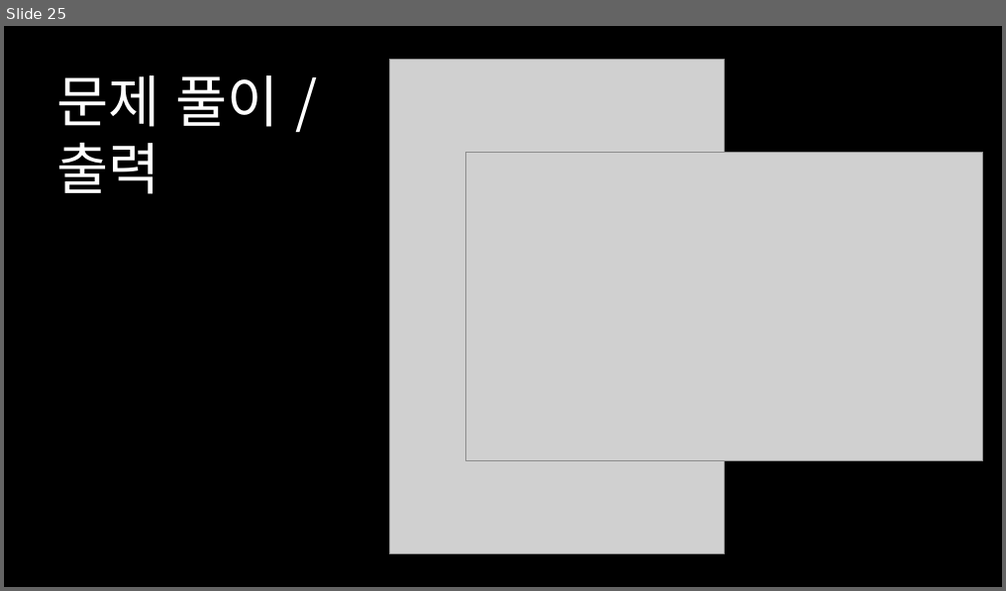
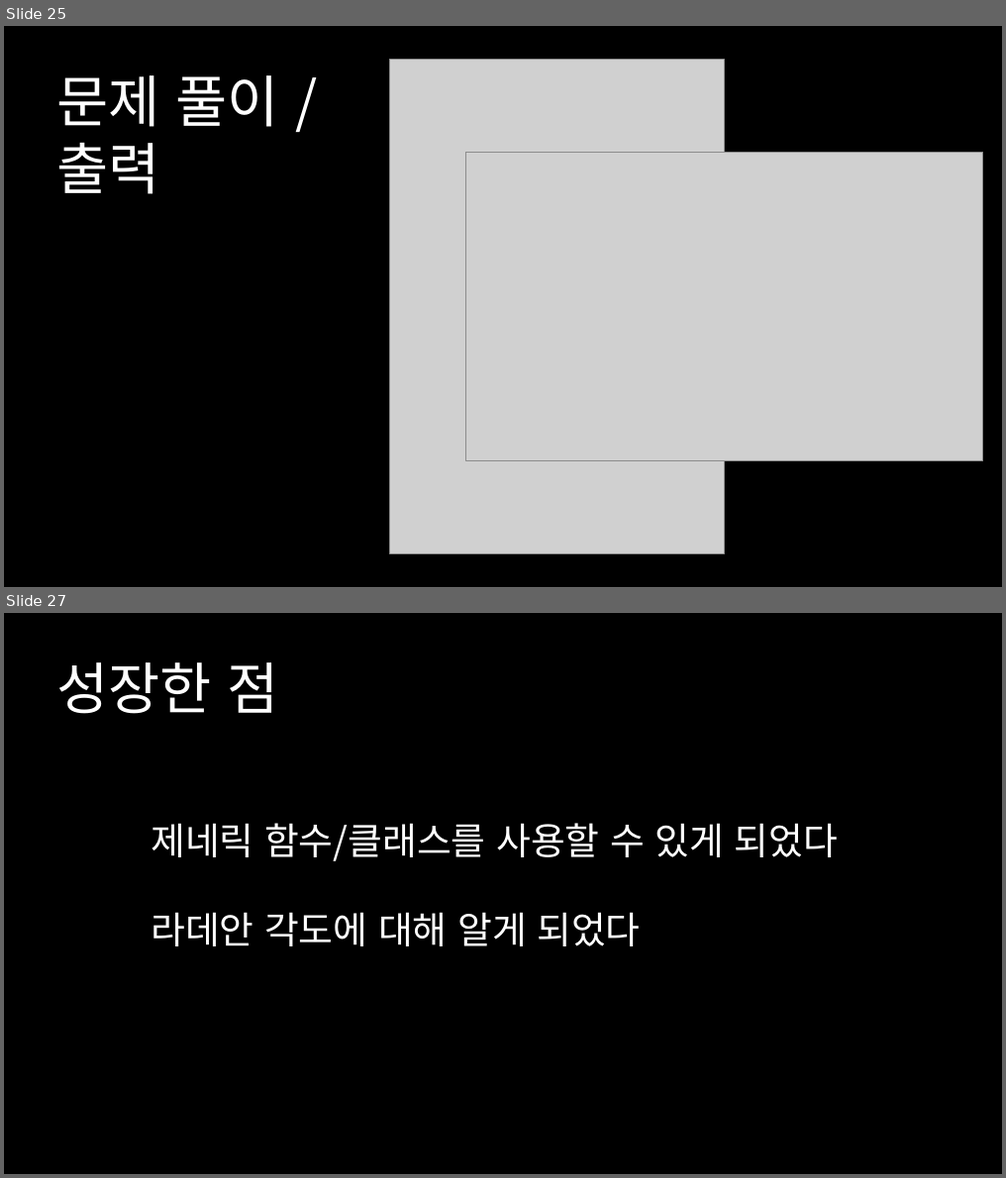
Before and after one commit to seoil0404/Dijkstra, a slide deck: 데이크스트라.pptx. Shown one above the other, each under a label of ours: slide 25 before the commit, slides 25 and 27 after it; the slides between them are not shown. The pictures are 1006x591 and 1006x1178 pixels, drawn with LibreOffice and Linux fonts; fonts in the diff are those of the drawing; grey boxes stand for pictures. Boxes give left, top, right and bottom in pixels: in the first picture for what was removed or moved away, otherwise in the second. Text is boxed around its words. In the diff, an @@ line names an element or a change of style, - is before the commit and + after.

```diff
--- a/데이크스트라.pptx
+++ b/데이크스트라.pptx
@@ slide 27 added at bbox=[4, 613, 1002, 1174], background #000000 @@
@@ text added at bbox=[57, 663, 279, 714], 54 pt, text #FFFFFF @@
+성장한 점
@@ text added at bbox=[151, 823, 838, 947], 36 pt, text #FFFFFF @@
+제네릭 함수/클래스를 사용할 수 있게 되었다
+라데안 각도에 대해 알게 되었다
```
Also in this commit, not shown: 1 other slide added, 1 other file.
